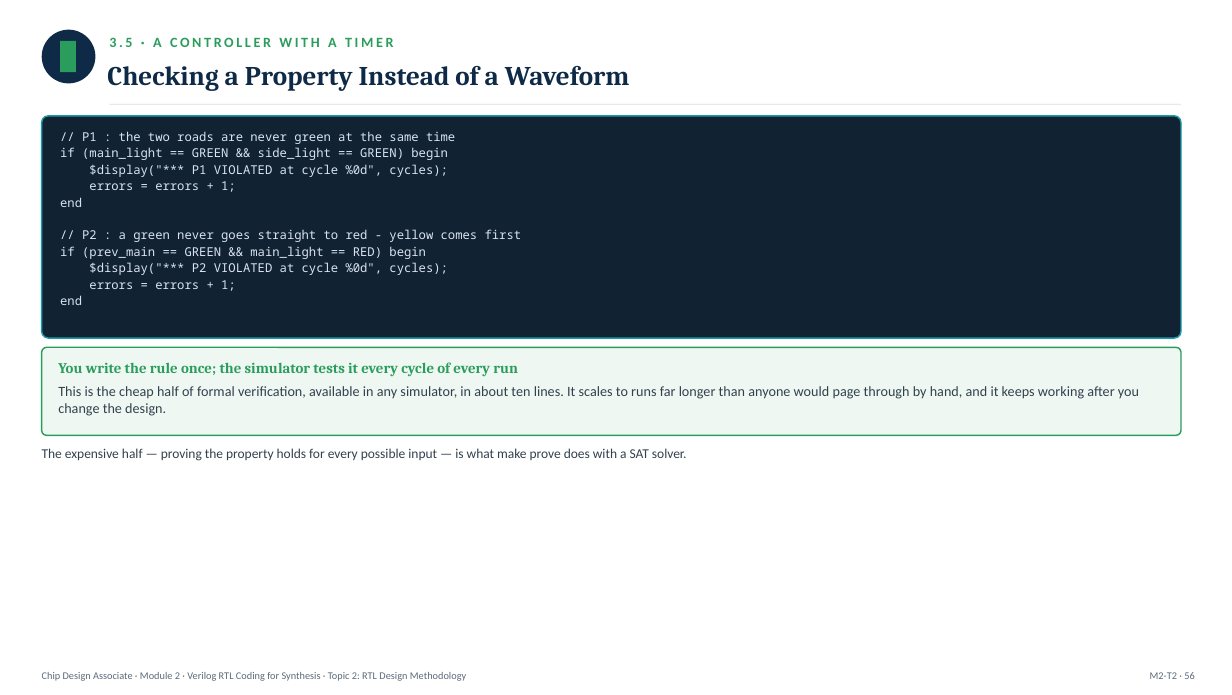
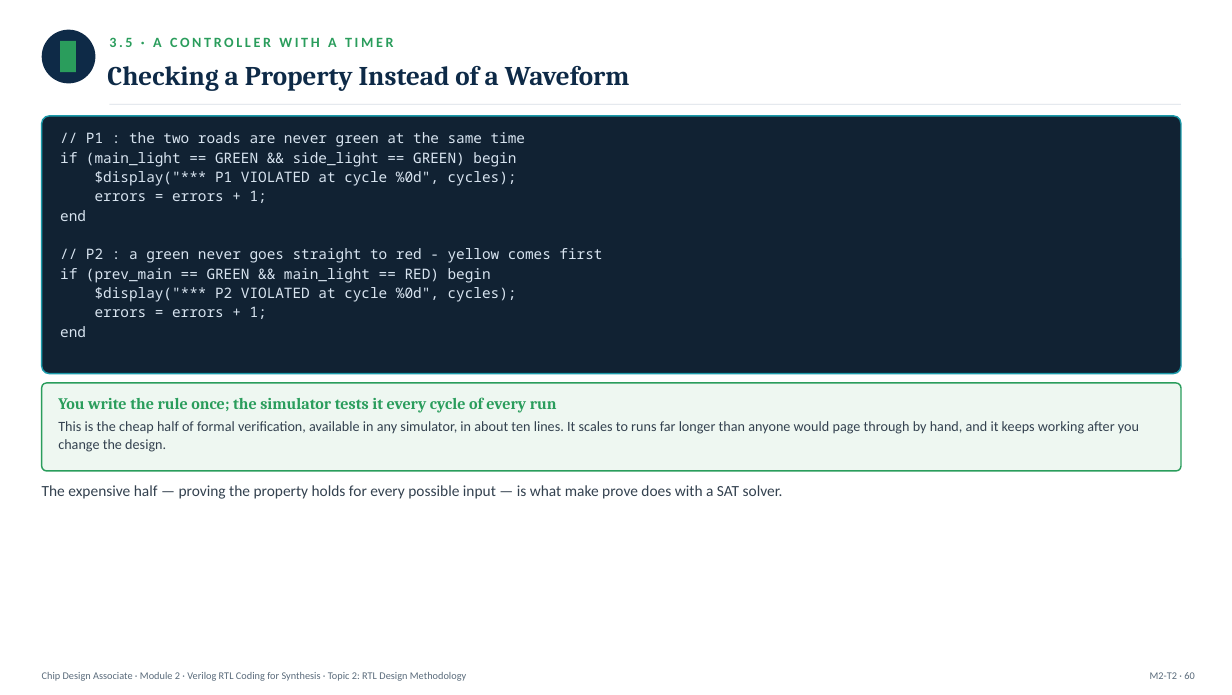
Before and after one commit to ripunjayiisc/ChipDesignContent, a slide deck: slide 60 of ChipDesignAssociate/Module2/Module2_Topic2_RTLDesignMethodology.pptx (slide 56 before the commit). Drawn at 1232x695 pixels with LibreOffice and Linux fonts; fonts in the diff are those of the drawing. Boxes give left, top, right and bottom in pixels: in the first picture for what was removed or moved away, otherwise in the second. Text is boxed around its words. In the diff, an @@ line names an element or a change of style, - is before the commit and + after.

```diff
--- a/ChipDesignAssociate/Module2/Module2_Topic2_RTLDesignMethodology.pptx
+++ b/ChipDesignAssociate/Module2/Module2_Topic2_RTLDesignMethodology.pptx
@@ rounded rectangle: place and size @@
-rounded rectangle at (42, 116, 1181, 338)
+rounded rectangle at (42, 116, 1181, 373)
@@ text "// P1 : the two ..." at (60, 132, 602, 337): size 9.5 to 11.2 pt @@
@@ 3 texts, 1 rounded rectangle: place and size @@
-3 texts, 1 rounded rectangle at (42, 347, 1181, 461)
+3 texts, 1 rounded rectangle at (42, 383, 1181, 499)
@@ text "You write the rule once; ..." at (58, 397, 557, 413): size 11.5 to 12.5 pt @@
@@ text "The expensive half — proving ..." at (42, 485, 783, 499): size 10.5 to 12 pt @@
@@ text at (1150, 672, 1194, 679): text changed @@
-M2-T2 · 56
+M2-T2 · 60
```
Also in this commit, not shown: 87 other slides changed, 7 slides added, 23 other files.
